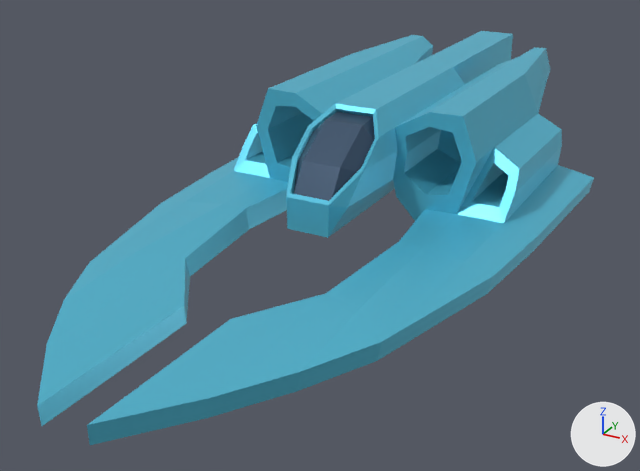
The glTF model LSS/ships/ion.glb: old version first, new version second.
Camera for both pictures: a 50 mm camera at (3.24, -6.98, 3.05) aimed at (-0.16, -0.79, -0.05). The axes (+X, +Y, +Z) are drawn at lower right. The lights are the same throughout. The older version comes first. Where no turn or scale is listed for an object, it has been applied to the vertices.

Names of what the first picture shows: 'Spaceship'.
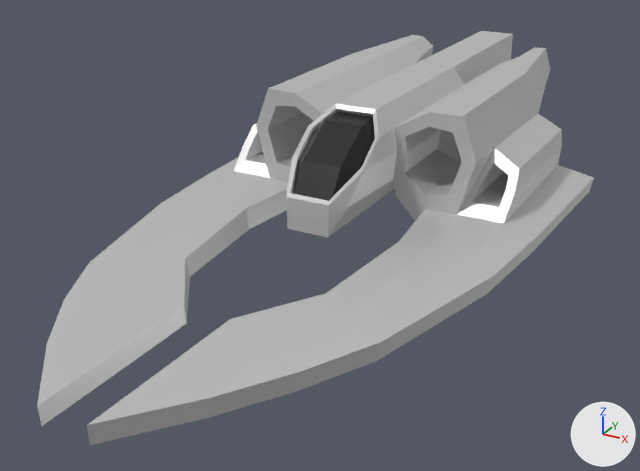
Edits to the bpy script that builds the scene:
```text
Change mat_white:
    mat_white.base_color: (0.1, 0.55, 0.75) -> (0.64, 0.64, 0.64)  # cyan #59c4e1 -> light grey #d1d1d1
Change mat_black:
    mat_black.base_color: (0.04, 0.08, 0.14) -> (0.0163, 0.0163, 0.0163)  # dark blue #385069 -> black #222222
```

Where the change shows, as pixel boxes [x1, y1, x2, y2] in the pictures (640 x 471 px):
'Spaceship', recoloured (cyan to light grey): [37, 31, 594, 445] in both
